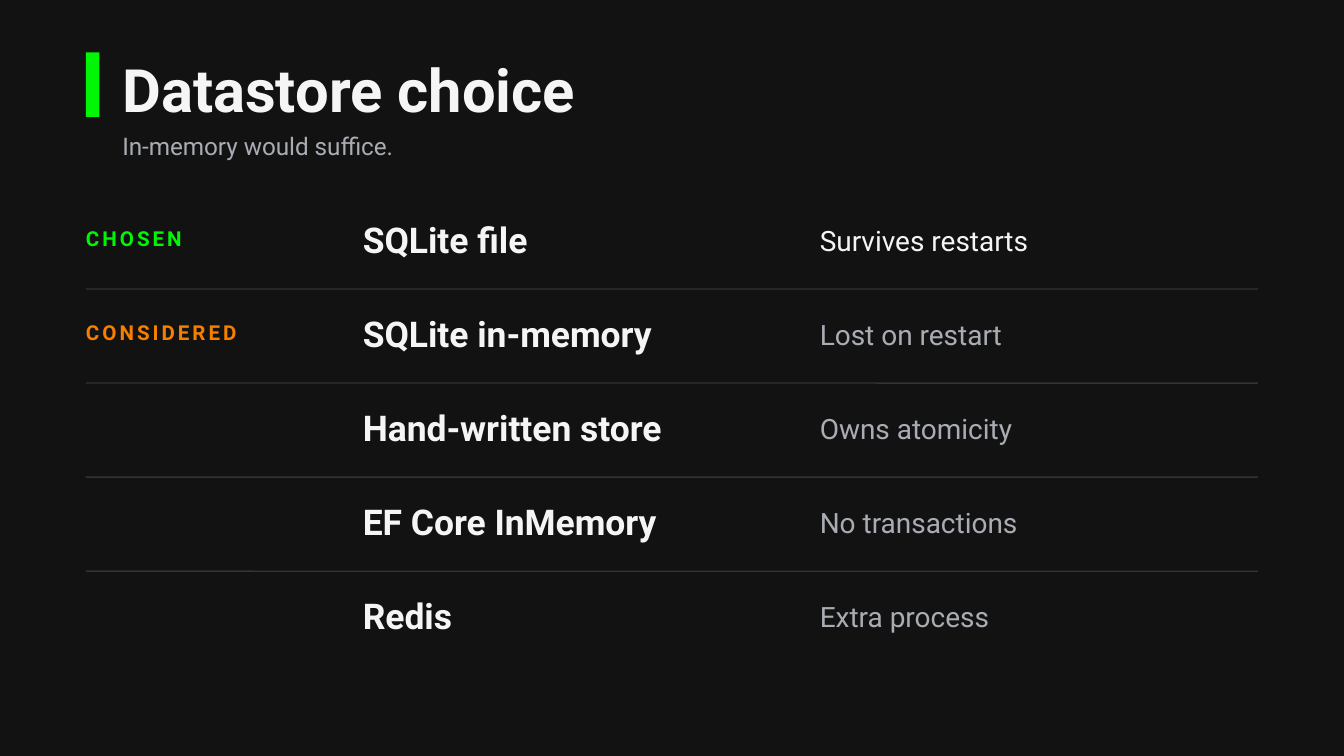
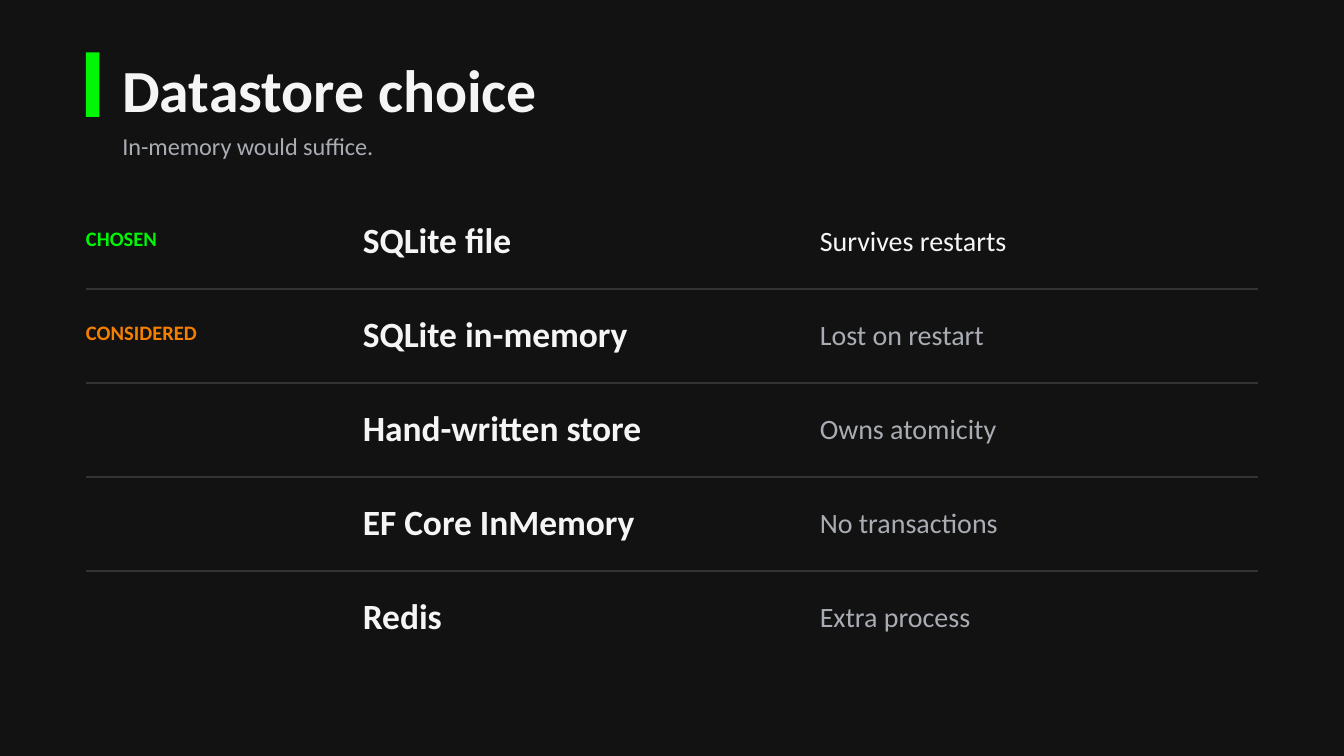
Before and after one commit to johndifini/atm, a slide deck: slide 4 of design/atm-deck.pptx (slide 5 before the commit). Drawn at 1344x756 pixels with LibreOffice and Linux fonts; fonts in the diff are those of the drawing. Boxes give left, top, right and bottom in pixels: in the first picture for what was removed or moved away, otherwise in the second. Text is boxed around its words. In the diff, an @@ line names an element or a change of style, - is before the commit and + after.

```diff
--- a/design/atm-deck.pptx
+++ b/design/atm-deck.pptx
@@ text "CHOSEN" at [86,232,157,246]: font Roboto to Calibri, letter spacing 1.6 to 0 pt @@
@@ text "CONSIDERED" at [86,326,197,340]: font Roboto to Calibri, letter spacing 1.6 to 0 pt @@
@@ font Roboto to Calibri in 12 elements at [122,70,537,113], [122,138,373,159], [363,228,511,258], [820,232,1006,252], [363,322,627,353], [820,327,983,345], [363,416,642,442], [820,420,996,444], [363,511,634,541], [820,513,998,533], [363,604,442,630], [820,609,970,632] @@
```
Also in this commit, not shown: 7 other slides changed, 2 other files.
